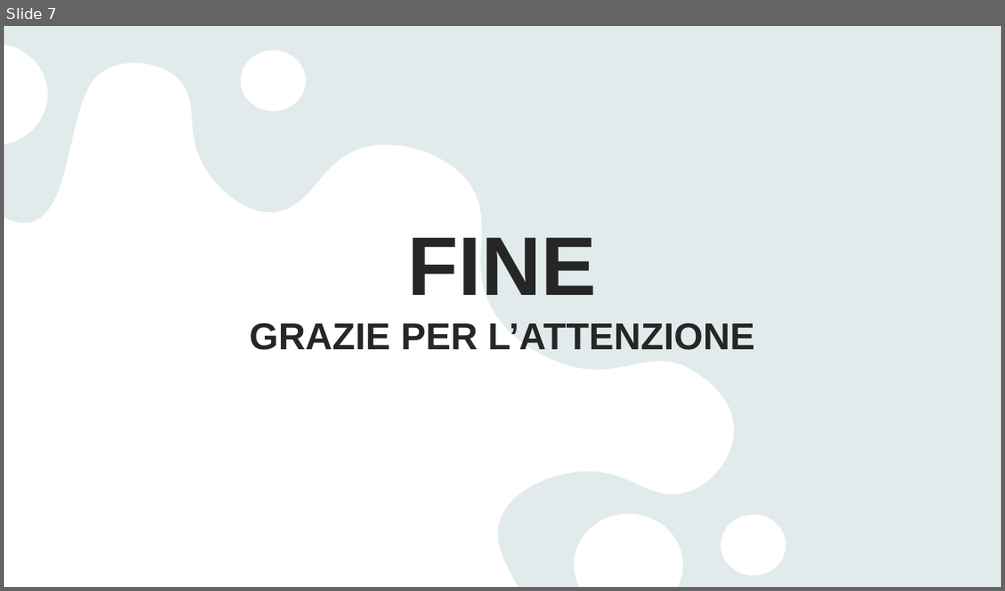
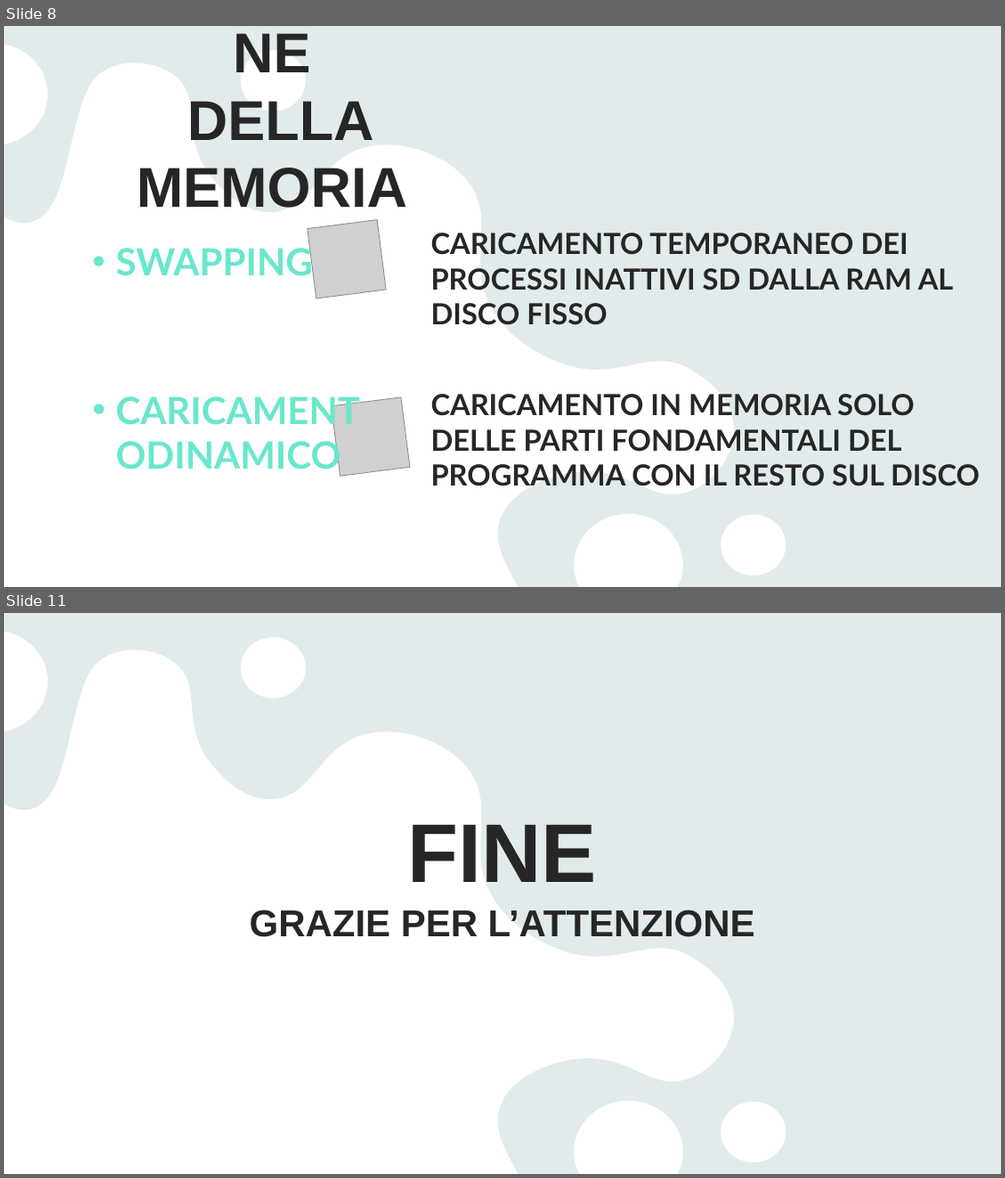
Before and after one commit to michelesantomauroitigeo/repositoryTPSIT2526, a slide deck: SANSONE VITO/02_sansoneVito.pptx. Shown one above the other, each under a label of ours: slide 7 before the commit, slides 8 and 11 after it; the slides between them are not shown. The pictures are 1005x591 and 1005x1178 pixels, drawn with LibreOffice and Linux fonts; fonts in the diff are those of the drawing; grey boxes stand for pictures. Boxes give left, top, right and bottom in pixels: in the first picture for what was removed or moved away, otherwise in the second. Text is boxed around its words. In the diff, an @@ line names an element or a change of style, - is before the commit and + after.

```diff
--- a/SANSONE VITO/02_sansoneVito.pptx
+++ b/SANSONE VITO/02_sansoneVito.pptx
@@ slide 8 added at bbox=[4, 26, 1001, 587], background #E9F3F3; not listed: 2 template elements that a slide beside it also shows @@
@@ title added at bbox=[137, 101, 407, 208], 54 pt, text #262626, bold @@
+L'OTTIMIZZAZIONE
+DELLA MEMORIA
@@ picture added at bbox=[307, 220, 386, 298] @@
@@ text added at bbox=[431, 232, 954, 325], 28 pt, text #262626, bold @@
+CARICAMENTO TEMPORANEO DEI PROCESSI INATTIVI SD DALLA RAM AL DISCO FISSO
@@ text added at bbox=[116, 243, 313, 276], 36 pt, text #69E7CC, bold @@
+• SWAPPING
@@ text added at bbox=[85, 383, 371, 481], 36 pt, text #69E7CC, bold @@
+• CARICAMENTODINAMICO
@@ picture added at bbox=[332, 397, 410, 475] @@
@@ text added at bbox=[431, 394, 979, 486], 28 pt, text #262626, bold @@
+CARICAMENTO IN MEMORIA SOLO DELLE PARTI FONDAMENTALI DEL PROGRAMMA CON IL RESTO SUL DISCO
@@ what was slide 7 is now slide 11 @@
```
Also in this commit, not shown: 1 slide changed, 3 other slides added.
